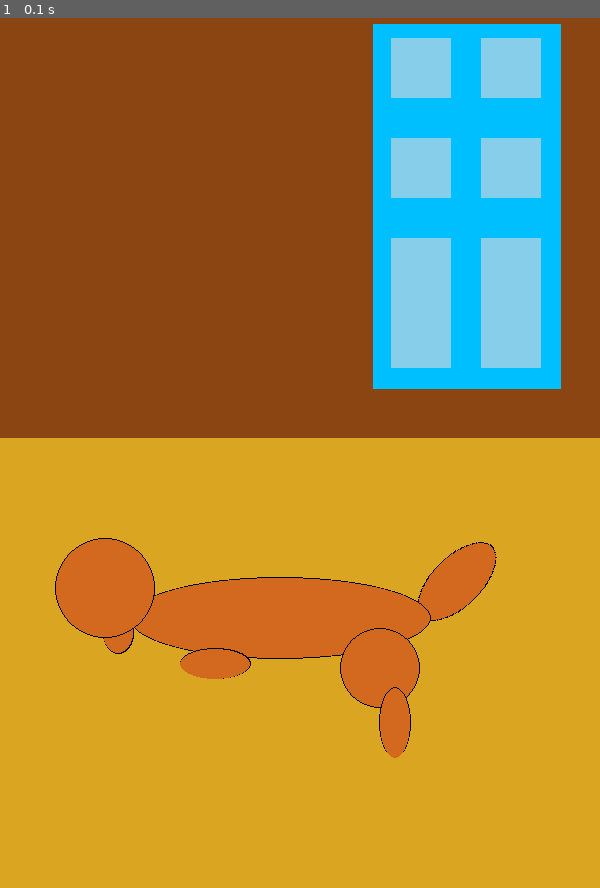
Above: before the commit, frame 1.
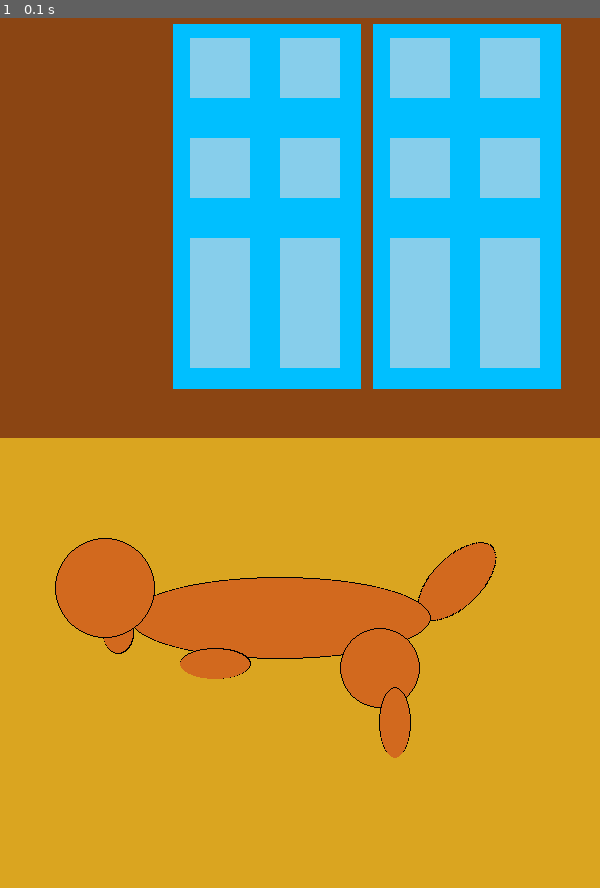
Above: after the commit, the same moment.

Repository: BatllKirill/first_pygame
Game: pygame game, started from cat.py
Same seed, same stepped clock (60 frames per second), same inputs: the game is played once before the commit and once after it.
Inputs:
- Up to frame 1 (0.1 s): no input

The runs differ from the first frame. In frame 1, 13% of the frame differs, in the area x 28-91%, y 0-43%.

Commit message:
added duplicate funq for window

Diff:
--- a/cat.py
+++ b/cat.py
@@ -22,7 +22,8 @@
     rect(screen,BROWNGOLDEN,[(0,450),(600,900)])
 
 def window(move):
-    polygon(screen,BLUE,[(373,36),(560,36),(560,400),(373,400)]) #big xy xy xy xy
+    x1=373+move;x2=560+move;x3=560+move;x4=373+move
+    polygon(screen,BLUE,[(x1,36),(x2,36),(x3,400),(x4,400)]) #big xy xy xy xy
     x=390+move; y=50; width=60; heigt=60
     rect(screen,BLUEAQUA,[(x,y),(width,heigt)]) #small window
     x=390+move; y=150; width=60; heigt=60
@@ -80,11 +81,9 @@
     x=105; y=600; radius=50; widht=1
     circle(screen,BLACK,(x,y),radius,widht) #head
 
-def ball():
-    circle
 background()
-window(1)
-
+window(0)
+window(-200)
 cat_body ()
 
 pygame.display.update()   # после чего, чтобы они отобразились на экране, экран нужно обновить:
